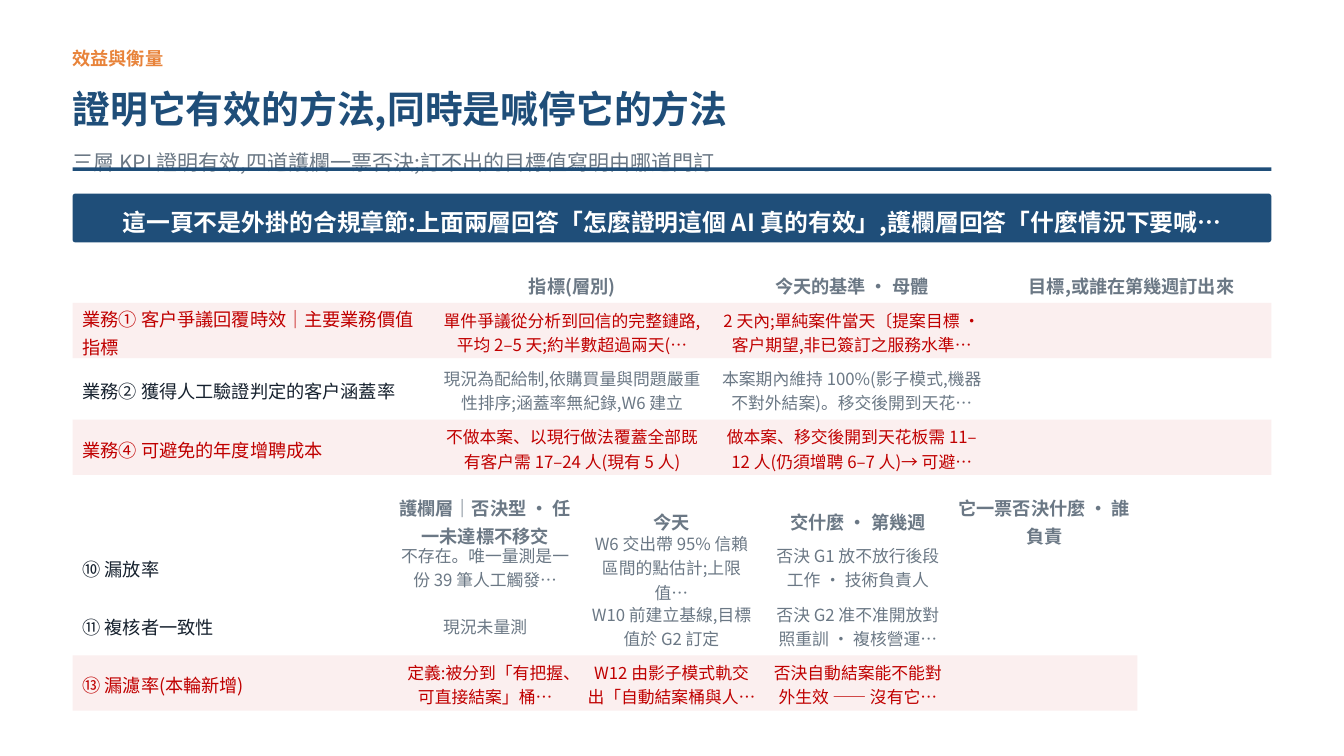
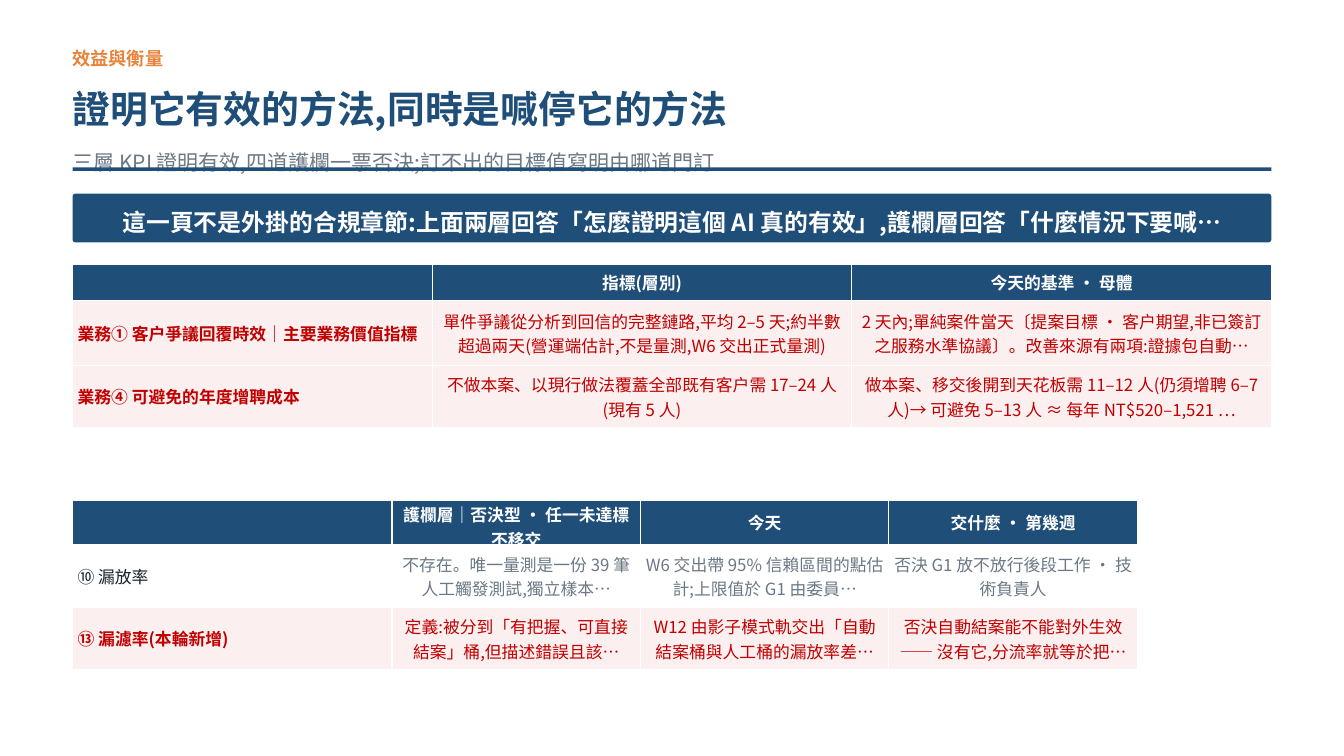
Before and after one commit to pokai-huang0828/UTS_workspace, a slide deck: slide 9 of Artificial Intelligence for Enterprises/Assessment3/Huang_26254793_421104_Assessment 3.pptx. Drawn at 1344x756 pixels with LibreOffice and Linux fonts; fonts in the diff are those of the drawing. Boxes give left, top, right and bottom in pixels: in the first picture for what was removed or moved away, otherwise in the second. Text is boxed around its words. In the diff, an @@ line names an element or a change of style, - is before the commit and + after.

```diff
--- a/Artificial Intelligence for Enterprises/Assessment3/Huang_26254793_421104_Assessment 3.pptx
+++ b/Artificial Intelligence for Enterprises/Assessment3/Huang_26254793_421104_Assessment 3.pptx
@@ table added at (x1=73, y1=264, x2=1271, y2=425), 3 rows, 3 columns @@
+ | 指標(層別) | 今天的基準 · 母體
+業務① 客戶爭議回覆時效｜主要業務價值指標 | 單件爭議從分析到回信的完整鏈路,平均 2–5 天;約半數超過兩天(營運端估計,不是量測,W6 交出正式量測) | 2 天內;單純案件當天〔提案目標 · 客戶期望,非已簽訂之服務水準協議〕。改善來源有兩項:證據包自動…
+業務④ 可避免的年度增聘成本 | 不做本案、以現行做法覆蓋全部既有客戶需 17–24 人(現有 5 人) | 做本案、移交後開到天花板需 11–12 人(仍須增聘 6–7 人)→ 可避免 5–13 人 ≈ 每年 NT$520–1,521 …
@@ text removed at (x1=529, y1=277, x2=615, y2=297) @@
-指標(層別)
@@ text removed at (x1=775, y1=277, x2=928, y2=295) @@
-今天的基準 · 母體
@@ text removed at (x1=1029, y1=277, x2=1235, y2=297) @@
-目標,或誰在第幾週訂出來
@@ rectangle removed at (x1=73, y1=302, x2=1271, y2=358) @@
@@ text removed at (x1=83, y1=310, x2=413, y2=356) @@
-業務① 客戶爭議回覆時效｜主要業務價值指標
@@ text removed at (x1=444, y1=313, x2=701, y2=354) @@
-單件爭議從分析到回信的完整鏈路,平均 2–5 天;約半數超過兩天(…
@@ text removed at (x1=723, y1=313, x2=972, y2=354) @@
-2 天內;單純案件當天〔提案目標 · 客戶期望,非已簽訂之服務水準…
@@ text removed at (x1=83, y1=382, x2=395, y2=400) @@
-業務② 獲得人工驗證判定的客戶涵蓋率
@@ text removed at (x1=444, y1=371, x2=701, y2=412) @@
-現況為配給制,依購買量與問題嚴重性排序;涵蓋率無紀錄,W6 建立
@@ text removed at (x1=722, y1=371, x2=982, y2=412) @@
-本案期內維持 100%(影子模式,機器不對外結案)。移交後開到天花…
@@ rectangle removed at (x1=73, y1=419, x2=1271, y2=475) @@
@@ text removed at (x1=83, y1=441, x2=322, y2=459) @@
-業務④ 可避免的年度增聘成本
@@ text removed at (x1=446, y1=429, x2=698, y2=471) @@
-不做本案、以現行做法覆蓋全部既有客戶需 17–24 人(現有 5 人)
@@ text removed at (x1=727, y1=429, x2=977, y2=471) @@
-做本案、移交後開到天花板需 11–12 人(仍須增聘 6–7 人)→ 可避…
@@ table added at (x1=73, y1=500, x2=1136, y2=665), 3 rows, 4 columns @@
+ | 護欄層｜否決型 · 任一未達標不移交 | 今天 | 交什麼 · 第幾週
+⑩ 漏放率 | 不存在。唯一量測是一份 39 筆人工觸發測試,獨立樣本… | W6 交出帶 95% 信賴區間的點估計;上限值於 G1 由委員… | 否決 G1 放不放行後段工作 · 技術負責人
+⑬ 漏濾率(本輪新增) | 定義:被分到「有把握、可直接結案」桶,但描述錯誤且該… | W12 由影子模式軌交出「自動結案桶與人工桶的漏放率差… | 否決自動結案能不能對外生效 —— 沒有它,分流率就等於把…
@@ text removed at (x1=399, y1=499, x2=571, y2=545) @@
-護欄層｜否決型 · 任一未達標不移交
@@ text removed at (x1=958, y1=499, x2=1130, y2=545) @@
-它一票否決什麼 · 誰負責
@@ text removed at (x1=595, y1=536, x2=749, y2=601) @@
-W6 交出帶 95% 信賴區間的點估計;上限值…
@@ text removed at (x1=653, y1=513, x2=689, y2=531) @@
-今天
@@ text removed at (x1=790, y1=513, x2=926, y2=531) @@
-交什麼 · 第幾週
@@ text removed at (x1=83, y1=560, x2=160, y2=578) @@
-⑩ 漏放率
@@ text removed at (x1=401, y1=548, x2=569, y2=588) @@
-不存在。唯一量測是一份 39 筆人工觸發…
@@ text removed at (x1=776, y1=548, x2=939, y2=588) @@
-否決 G1 放不放行後段工作 · 技術負責人
@@ text removed at (x1=83, y1=618, x2=214, y2=636) @@
-⑪ 複核者一致性
@@ text removed at (x1=443, y1=619, x2=527, y2=635) @@
-現況未量測
@@ text removed at (x1=592, y1=607, x2=751, y2=647) @@
-W10 前建立基線,目標值於 G2 訂定
@@ text removed at (x1=776, y1=607, x2=939, y2=647) @@
-否決 G2 准不准開放對照重訓 · 複核營運…
@@ rectangle removed at (x1=73, y1=655, x2=1137, y2=711) @@
@@ text removed at (x1=83, y1=676, x2=244, y2=696) @@
-⑬ 漏濾率(本輪新增)
@@ text removed at (x1=407, y1=664, x2=580, y2=705) @@
-定義:被分到「有把握、可直接結案」桶…
@@ text removed at (x1=588, y1=665, x2=756, y2=705) @@
-W12 由影子模式軌交出「自動結案桶與人…
@@ text removed at (x1=774, y1=665, x2=942, y2=705) @@
-否決自動結案能不能對外生效 —— 沒有它…
```
Also in this commit, not shown: 7 other slides changed, 2 other files.
